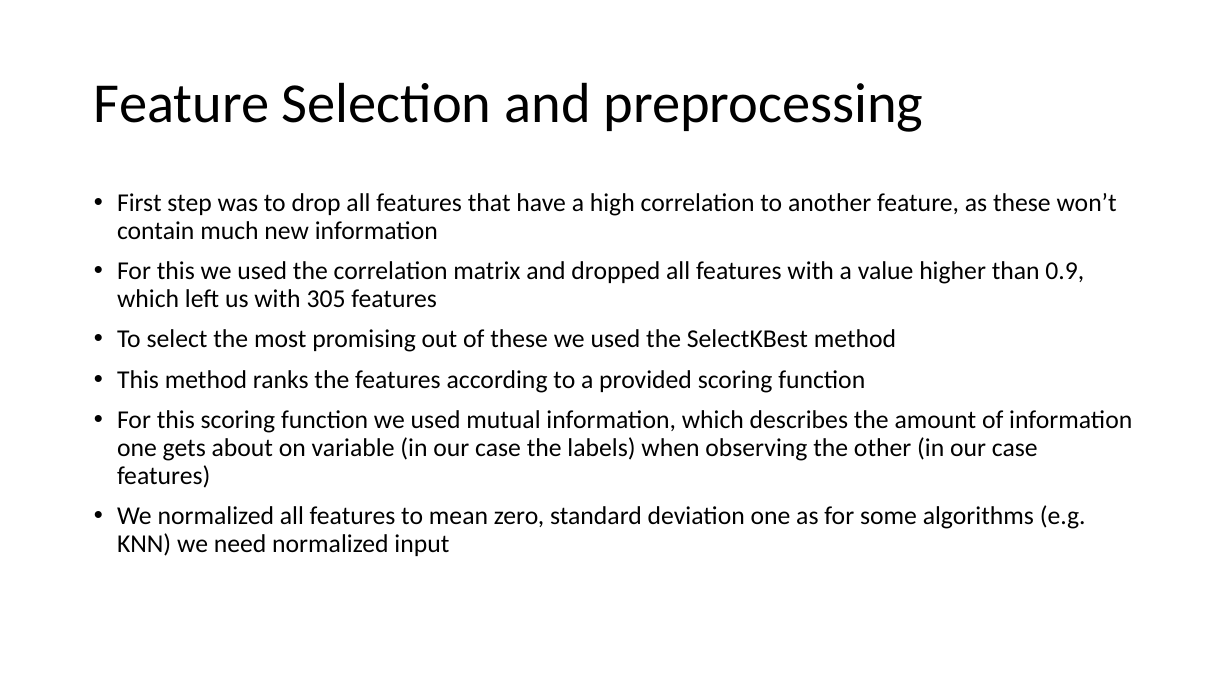
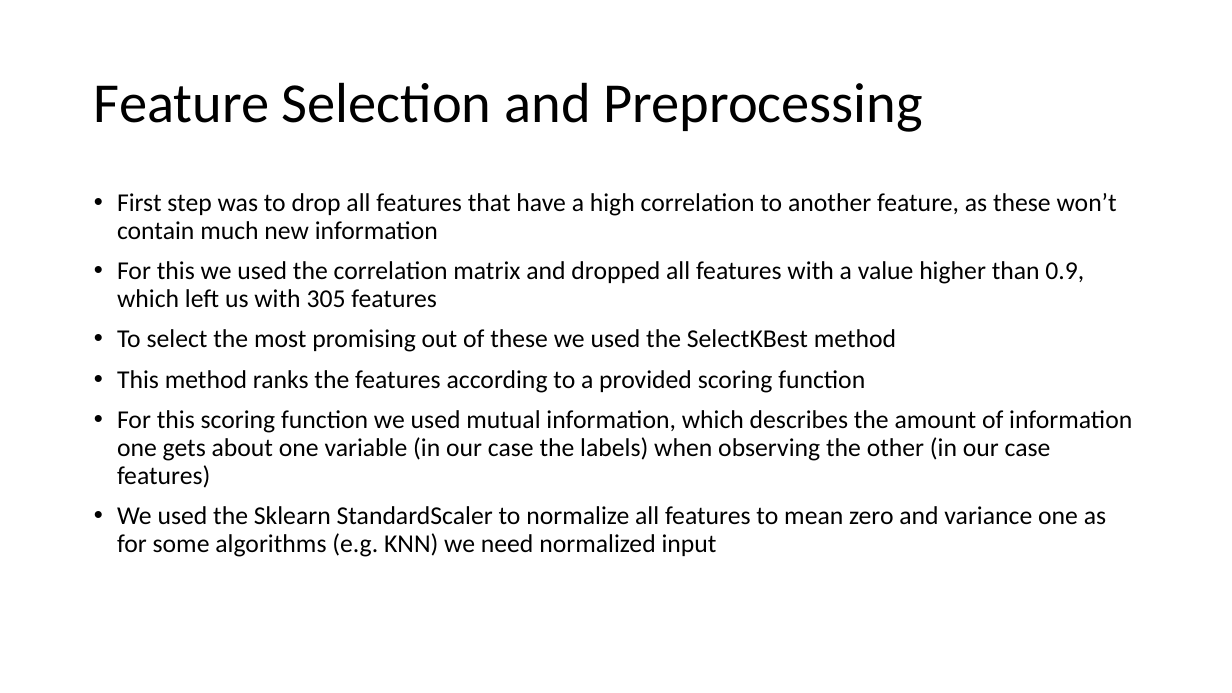
Before and after one commit to sandroassek/SS23_UE_MLPC, a slide deck: slide 3 of Task_3_1.pptx. Drawn at 1232x693 pixels with LibreOffice and Linux fonts; fonts in the diff are those of the drawing. Boxes give left, top, right and bottom in pixels: in the first picture for what was removed or moved away, otherwise in the second. Text is boxed around its words. In the diff, an @@ line names an element or a change of style, - is before the commit and + after.

```diff
--- a/Task_3_1.pptx
+++ b/Task_3_1.pptx
@@ title at (94,82,922,132): text changed @@
-Feature Selection and preprocessing
+Feature Selection and Preprocessing
@@ text at (117,410,1132,557): text changed @@
-• For this scoring function we used mutual information, which describes the amount of information one gets about on variable (in our case the labels) when observing the other (in our case features)
-• We normalized all features to mean zero, standard deviation one as for some algorithms (e.g. KNN) we need normalized input
+• For this scoring function we used mutual information, which describes the amount of information one gets about one variable (in our case the labels) when observing the other (in our case features)
+• We used the Sklearn StandardScaler to normalize all features to mean zero and variance one as for some algorithms (e.g. KNN) we need normalized input
```
Also in this commit, not shown: 1 other slide changed.
